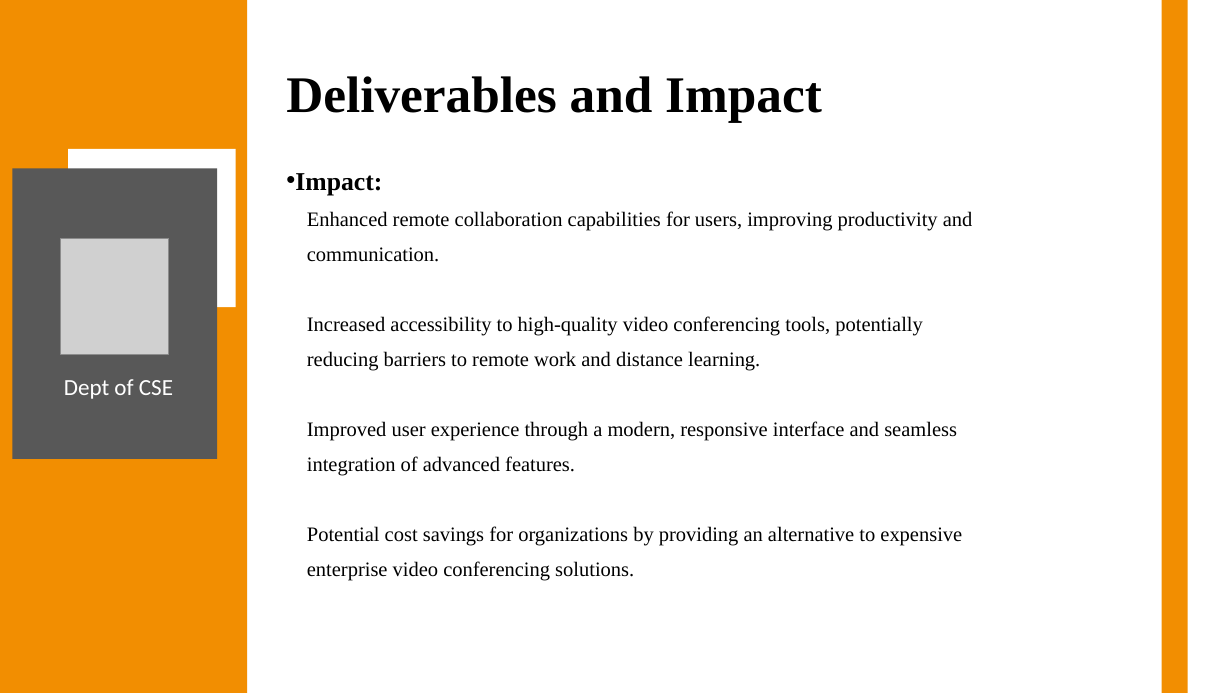
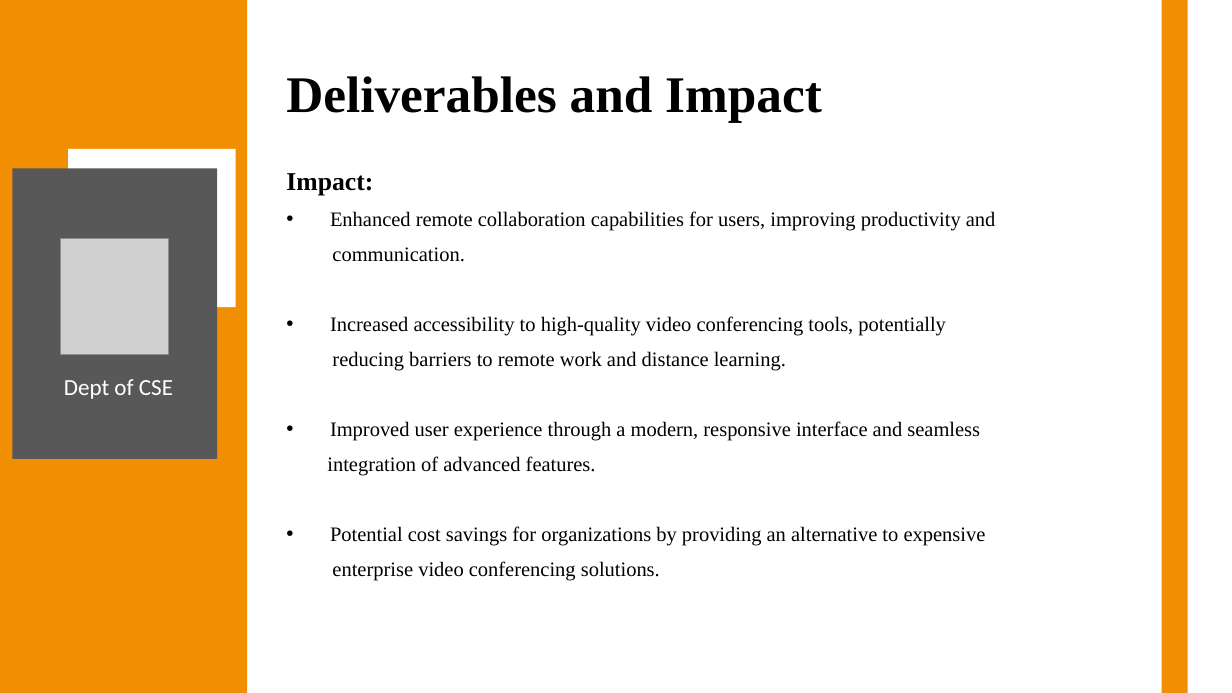
Before and after one commit to Anish202020/7th-Semester, a slide deck: slide 9 of Report & PPT/Project Work/Ppt/Callify Synopsis.pptx. Drawn at 1232x693 pixels with LibreOffice and Linux fonts; fonts in the diff are those of the drawing; grey boxes stand for pictures. Boxes give left, top, right and bottom in pixels: in the first picture for what was removed or moved away, otherwise in the second. Text is boxed around its words. In the diff, an @@ line names an element or a change of style, - is before the commit and + after.

```diff
--- a/Report & PPT/Project Work/Ppt/Callify Synopsis.pptx
+++ b/Report & PPT/Project Work/Ppt/Callify Synopsis.pptx
@@ text at [286,173,996,546]: bullet • to none; bullet none to • @@
```
Also in this commit, not shown: 5 other slides changed.
